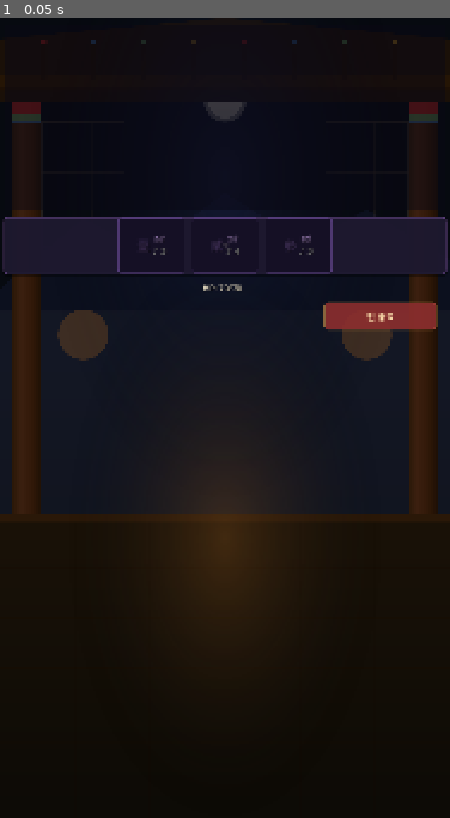
Above: before the commit, frame 1.
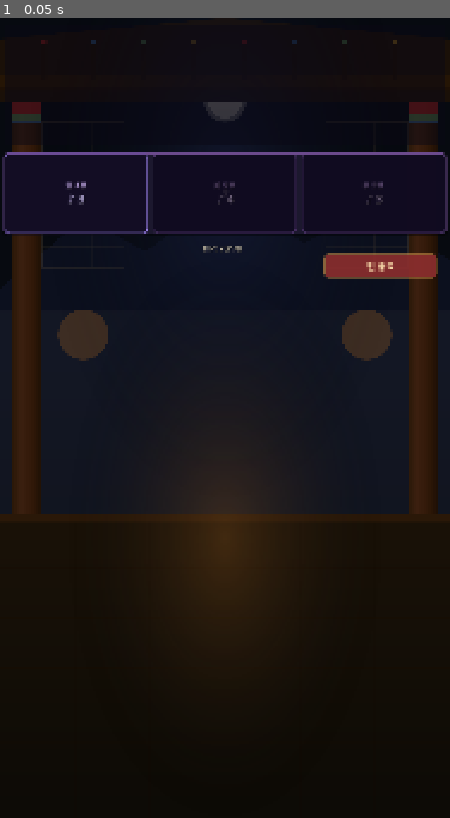
Above: after the commit, the same moment.

Repository: dongmin1213/Sijojeon
Game: Godot game, scene res://scenes/battle/battle.tscn
Two runs of this game, one before a commit and one after it. Both use one fixed random seed, a clock stepped at 60 frames per second and the inputs below. This scene is started directly instead of the project's main scene.
Inputs:
- Up to frame 1 (0.05 s): no input

The runs differ from the first frame. In frame 1, 4.1% of the frame differs, in the area x 0-100%, y 15-39%.
Error in both runs: Trying to assign value of type 'Dictionary' to a variable of type 'String'. (res://scripts/ui/keyword_tooltip.gd:80)

Commit message:
fix: 전투 화면 레이아웃 전면 재설계 — 적 영역 축소, 시조 슬롯 강화, 카드 영역 확대 (ZER-276)
- 적 영역: 23%→15%, 심볼+이름 한 줄 합침, 패딩 축소
- 시조 슬롯: 7%→10%, 활성 슬롯 강조, 테두리/그림자 강화
- HUD: 5%→4% 컴팩트 정리
- 카드 영역: 60%→66% 확대
- 플로팅 버튼(턴종료/스킬) 위치 재조정

Co-Authored-By: Paperclip <noreply@paperclip.ing>

Diff:
--- a/scenes/battle/battle.gd
+++ b/scenes/battle/battle.gd
@@ -262,23 +262,23 @@
 	end_turn_button.add_theme_stylebox_override("pressed", btn_pressed)
 	end_turn_button.add_theme_color_override("font_color", Color(1.0, 0.9, 0.7))
 	end_turn_button.add_theme_color_override("font_hover_color", Color(1.0, 0.95, 0.8))
-	# 앵커: 우측 하단 HandArea 바로 위
+	# 앵커: 우측, 카드 영역 바로 위
 	end_turn_button.set_anchors_preset(Control.PRESET_CENTER_RIGHT)
 	end_turn_button.anchor_left = 0.72
 	end_turn_button.anchor_right = 0.97
-	end_turn_button.anchor_top = 0.355
-	end_turn_button.anchor_bottom = 0.39
+	end_turn_button.anchor_top = 0.295
+	end_turn_button.anchor_bottom = 0.325
 	end_turn_button.z_index = 10
 	add_child(end_turn_button)
 
 	# 턴 표시 오버레이 — 적 영역 좌측 상단 구석
 	_turn_overlay_label = Label.new()
-	_turn_overlay_label.add_theme_font_size_override("font_size", 14)
-	_turn_overlay_label.add_theme_color_override("font_color", Color(0.6, 0.55, 0.5, 0.8))
+	_turn_overlay_label.add_theme_font_size_override("font_size", 13)
+	_turn_overlay_label.add_theme_color_override("font_color", Color(0.6, 0.55, 0.5, 0.7))
 	_turn_overlay_label.anchor_left = 0.02
-	_turn_overlay_label.anchor_top = 0.01
+	_turn_overlay_label.anchor_top = 0.005
 	_turn_overlay_label.anchor_right = 0.15
-	_turn_overlay_label.anchor_bottom = 0.04
+	_turn_overlay_label.anchor_bottom = 0.025
 	_turn_overlay_label.z_index = 5
 	add_child(_turn_overlay_label)
 
@@ -352,52 +352,49 @@
 	for i in sijo_system.pattern.size():
 		var slot_panel := PanelContainer.new()
 		var slot_style := StyleBoxFlat.new()
-		slot_style.bg_color = Color(0.08, 0.06, 0.14, 0.85)
-		slot_style.border_width_left = 1
-		slot_style.border_width_top = 1
-		slot_style.border_width_right = 1
-		slot_style.border_width_bottom = 2
-		slot_style.border_color = Color(0.35, 0.25, 0.5, 0.6)
-		slot_style.set_corner_radius_all(6)
-		slot_style.content_margin_left = 6
-		slot_style.content_margin_right = 6
-		slot_style.content_margin_top = 4
-		slot_style.content_margin_bottom = 4
+		slot_style.bg_color = Color(0.06, 0.04, 0.12, 0.9)
+		slot_style.set_border_width_all(2)
+		slot_style.border_color = Color(0.45, 0.3, 0.6, 0.7)
+		slot_style.set_corner_radius_all(10)
+		slot_style.content_margin_left = 12
+		slot_style.content_margin_right = 12
+		slot_style.content_margin_top = 8
+		slot_style.content_margin_bottom = 8
+		# 현재 활성 슬롯 강조
+		if i == sijo_system.current_slot_index:
+			slot_style.border_color = Color(0.6, 0.5, 0.9, 0.9)
+			slot_style.shadow_color = Color(0.4, 0.3, 0.7, 0.3)
+			slot_style.shadow_size = 4
 		slot_panel.add_theme_stylebox_override("panel", slot_style)
-		slot_panel.custom_minimum_size = Vector2(160, 60)
-
-		var hbox := HBoxContainer.new()
-		hbox.alignment = BoxContainer.ALIGNMENT_CENTER
-		hbox.add_theme_constant_override("separation", 8)
-
-		# 한자 심볼
-		var symbol_label := Label.new()
-		symbol_label.text = jang_symbols[i] if i < jang_symbols.size() else ""
-		symbol_label.add_theme_font_size_override("font_size", 28)
-		symbol_label.add_theme_color_override("font_color", Color(0.4, 0.3, 0.55, 0.5))
-		hbox.add_child(symbol_label)
+		slot_panel.custom_minimum_size = Vector2(180, 80)
+		slot_panel.size_flags_horizontal = Control.SIZE_EXPAND_FILL
 
 		var vbox := VBoxContainer.new()
 		vbox.alignment = BoxContainer.ALIGNMENT_CENTER
-
-		# 장 이름 (초장/중장/종장)
-		var jang_label := Label.new()
-		jang_label.text = jang_names[i] if i < jang_names.size() else ""
-		jang_label.horizontal_alignment = HORIZONTAL_ALIGNMENT_CENTER
-		jang_label.add_theme_font_size_override("font_size", 13)
-		jang_label.add_theme_color_override("font_color", Color(0.55, 0.45, 0.65))
-		vbox.add_child(jang_label)
-
-		# beat 번호
+		vbox.add_theme_constant_override("separation", 2)
+
+		# 장 이름 + 한자 심볼 (한 줄)
+		var header := Label.new()
+		header.text = "%s %s" % [jang_symbols[i] if i < jang_symbols.size() else "", jang_names[i] if i < jang_names.size() else ""]
+		header.horizontal_alignment = HORIZONTAL_ALIGNMENT_CENTER
+		header.add_theme_font_size_override("font_size", 16)
+		if i == sijo_system.current_slot_index:
+			header.add_theme_color_override("font_color", Color(0.75, 0.65, 0.9))
+		else:
+			header.add_theme_color_override("font_color", Color(0.5, 0.4, 0.6, 0.7))
+		vbox.add_child(header)
+
+		# beat 번호 (크게)
 		var label := Label.new()
 		label.text = "♪ %d" % sijo_system.pattern[i]
 		label.horizontal_alignment = HORIZONTAL_ALIGNMENT_CENTER
-		label.add_theme_font_size_override("font_size", 22)
-		label.add_theme_color_override("font_color", Color(0.5, 0.5, 0.5))
+		label.add_theme_font_size_override("font_size", 28)
+		if i == sijo_system.current_slot_index:
+			label.add_theme_color_override("font_color", Color(0.8, 0.75, 0.95))
+		else:
+			label.add_theme_color_override("font_color", Color(0.45, 0.4, 0.5))
 		vbox.add_child(label)
-
-		hbox.add_child(vbox)
-		slot_panel.add_child(hbox)
+		slot_panel.add_child(vbox)
 		sijo_container.add_child(slot_panel)
 		sijo_slot_labels.append(label)
 
@@ -481,7 +478,7 @@
 		_sijo_alert_label.add_theme_font_size_override("font_size", 22)
 		_sijo_alert_label.add_theme_color_override("font_color", Color(0.3, 1.0, 0.5))
 		_sijo_alert_label.anchors_preset = Control.PRESET_CENTER_TOP
-		_sijo_alert_label.position.y = 150
+		_sijo_alert_label.position.y = 100
 		add_child(_sijo_alert_label)
 
 		# 펄스 애니메이션
@@ -552,18 +549,22 @@
 			panel_style.set_border_width_all(1)
 			panel_style.border_color = Color(0.5, 0.3, 0.3, 0.5)
 			panel_style.set_corner_radius_all(10)
-			panel_style.set_content_margin_all(8)
+			panel_style.set_content_margin_all(6)
 			panel.add_theme_stylebox_override("panel", panel_style)
 
 			var vbox := VBoxContainer.new()
 			vbox.alignment = BoxContainer.ALIGNMENT_CENTER
-			vbox.add_theme_constant_override("separation", 2)
-
-			# 적 실루엣 심볼 — 큰 사이즈로 존재감 강화
+			vbox.add_theme_constant_override("separation", 1)
+
+			# 적 이름 + 실루엣을 한 줄로 합쳐 공간 절약
+			var header_hbox := HBoxContainer.new()
+			header_hbox.alignment = BoxContainer.ALIGNMENT_CENTER
+			header_hbox.add_theme_constant_override("separation", 6)
+
 			var silhouette := Label.new()
 			silhouette.text = _get_enemy_silhouette(enemy)
 			silhouette.horizontal_alignment = HORIZONTAL_ALIGNMENT_CENTER
-			silhouette.add_theme_font_size_override("font_size", 64)
+			silhouette.add_theme_font_size_override("font_size", 28)
 			var combat_type: String = enemy.get("combat_type", "")
 			if combat_type == "boss":
 				silhouette.add_theme_color_override("font_color", Color(1.0, 0.3, 0.2, 0.95))
@@ -575,8 +576,11 @@
 			var name_label := Label.new()
 			name_label.text = enemy_name
 			name_label.horizontal_alignment = HORIZONTAL_ALIGNMENT_CENTER
-			name_label.add_theme_font_size_override("font_size", 20)
+			name_label.add_theme_font_size_override("font_size", 18)
 			name_label.add_theme_color_override("font_color", Color(0.9, 0.85, 0.75))
+
+			header_hbox.add_child(silhouette)
+			header_hbox.add_child(name_label)
 
 			# HP 바 (ProgressBar + 오버레이 텍스트)
 			var hp_container := Control.new()
@@ -625,14 +629,13 @@
 			status_hbox.alignment = BoxContainer.ALIGNMENT_CENTER
 			_build_status_icons(status_hbox, "enemy_%d" % i)
 
-			vbox.add_child(silhouette)
-			vbox.add_child(name_label)
+			vbox.add_child(header_hbox)
 			vbox.add_child(hp_container)
 			vbox.add_child(enemy_block_label)
 			vbox.add_child(status_hbox)
 			vbox.add_child(intent_panel)
 			panel.add_child(vbox)
-			panel.custom_minimum_size = Vector2(240, 0)
+			panel.custom_minimum_size = Vector2(200, 0)
 			enemy_container.add_child(panel)
 
 			_enemy_ui_cache[i] = {
@@ -1172,8 +1175,8 @@
 	_active_skill_button.add_theme_color_override("font_color", Color(0.8, 0.9, 1.0))
 	_active_skill_button.anchor_left = 0.72
 	_active_skill_button.anchor_right = 0.97
-	_active_skill_button.anchor_top = 0.315
-	_active_skill_button.anchor_bottom = 0.35
+	_active_skill_button.anchor_top = 0.26
+	_active_skill_button.anchor_bottom = 0.29
 	_active_skill_button.z_index = 10
 	add_child(_active_skill_button)
 
--- a/scenes/battle/battle.tscn
+++ b/scenes/battle/battle.tscn
@@ -49,38 +49,38 @@
 anchor_left = 0.01
 anchor_top = 0.01
 anchor_right = 0.99
-anchor_bottom = 0.24
+anchor_bottom = 0.16
 grow_horizontal = 2
 grow_vertical = 2
 
 [node name="EnemyContainer" type="HBoxContainer" parent="EnemyArea"]
 layout_mode = 2
 alignment = 1
-theme_override_constants/separation = 16
+theme_override_constants/separation = 12
 
 [node name="SijoArea" type="PanelContainer" parent="."]
 theme_override_styles/panel = SubResource("StyleBoxFlat_battle_panel")
 layout_mode = 1
 anchors_preset = -1
 anchor_left = 0.01
-anchor_top = 0.25
+anchor_top = 0.17
 anchor_right = 0.99
-anchor_bottom = 0.32
+anchor_bottom = 0.27
 grow_horizontal = 2
 grow_vertical = 2
 
 [node name="SijoContainer" type="HBoxContainer" parent="SijoArea"]
 layout_mode = 2
 alignment = 1
-theme_override_constants/separation = 16
+theme_override_constants/separation = 12
 
 [node name="BattleHUD" type="VBoxContainer" parent="."]
 layout_mode = 1
 anchors_preset = -1
 anchor_left = 0.01
-anchor_top = 0.33
+anchor_top = 0.28
 anchor_right = 0.99
-anchor_bottom = 0.38
+anchor_bottom = 0.32
 grow_horizontal = 2
 grow_vertical = 2
 
@@ -137,7 +137,7 @@
 layout_mode = 1
 anchors_preset = -1
 anchor_left = 0.0
-anchor_top = 0.39
+anchor_top = 0.33
 anchor_right = 1.0
 anchor_bottom = 0.99
 grow_horizontal = 2
